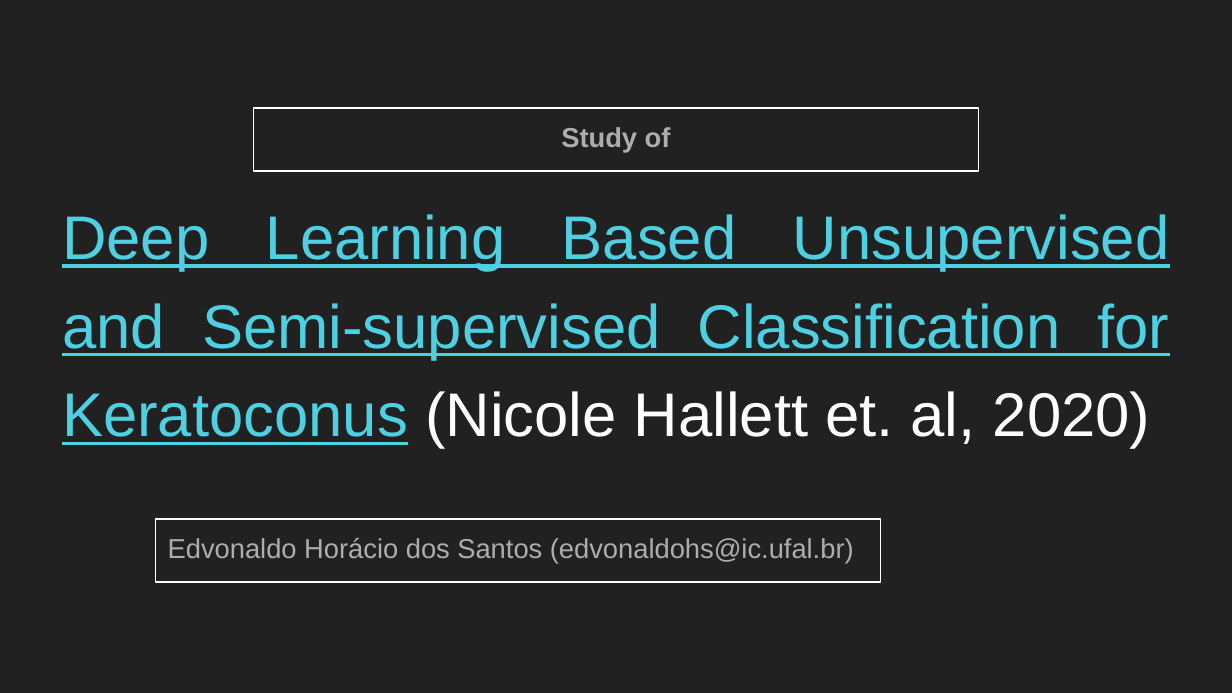
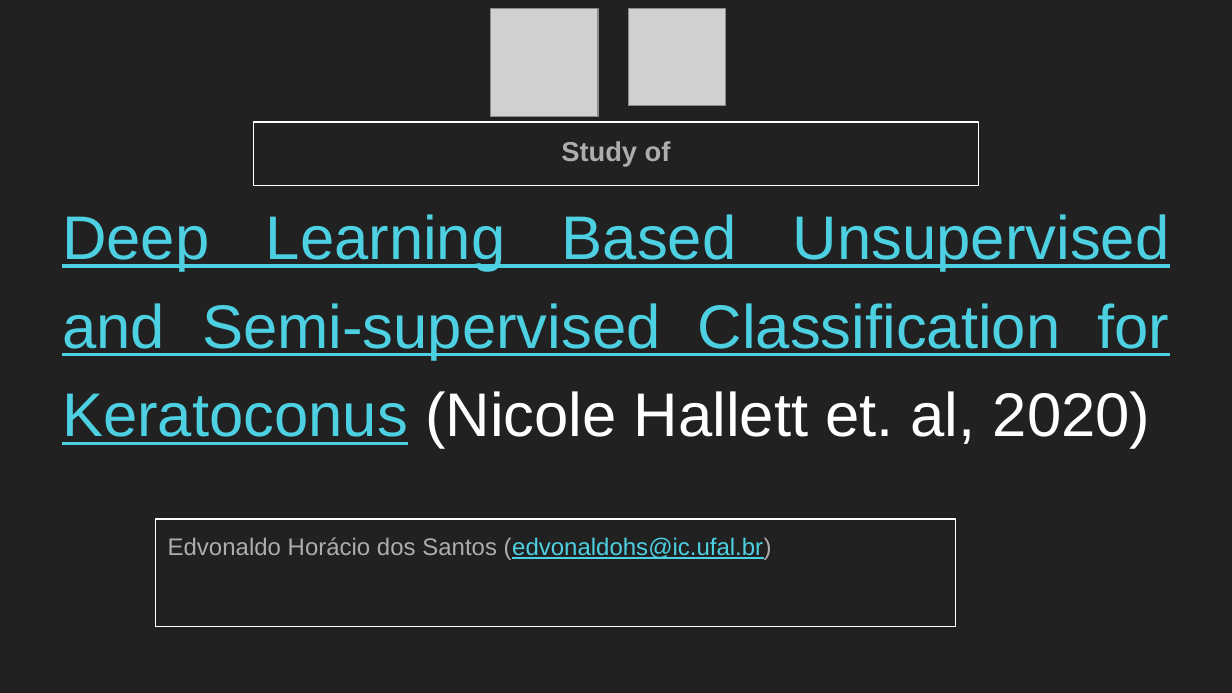
Before and after one commit to NaldoHoracio/CornealAIPaper, a slide deck: slide 1 of meetings/CorneaAIPaper.pptx. Drawn at 1232x693 pixels with LibreOffice and Linux fonts; fonts in the diff are those of the drawing; grey boxes stand for pictures. Boxes give left, top, right and bottom in pixels: in the first picture for what was removed or moved away, otherwise in the second. Text is boxed around its words. In the diff, an @@ line names an element or a change of style, - is before the commit and + after.

```diff
--- a/meetings/CorneaAIPaper.pptx
+++ b/meetings/CorneaAIPaper.pptx
@@ picture added at <box>490,9,599,117</box> @@
@@ picture added at <box>628,9,726,106</box> @@
@@ subtitle "Study of": place and size @@
-subtitle "Study of" at <box>254,108,979,171</box>
+subtitle "Study of" at <box>254,122,979,185</box>
@@ subtitle "Edvonaldo Horácio dos Santos (edvonaldohs@ic.ufal.br)": place and size @@
-subtitle "Edvonaldo Horácio dos Santos (edvonaldohs@ic.ufal.br)" at <box>155,519,881,582</box>
+subtitle "Edvonaldo Horácio dos Santos (edvonaldohs@ic.ufal.br)" at <box>155,519,956,627</box>
@@ subtitle "Edvonaldo Horácio dos Santos (edvonaldohs@ic.ufal.br)" at <box>155,519,956,627</box>: size 16 to 14 pt; text colour #ADADAD to #4DD0E1, underline on in "(edvonaldohs@ic.ufal.br)" @@
```
Also in this commit, not shown: 4 other slides changed, 1 slide removed, 1 other file.
